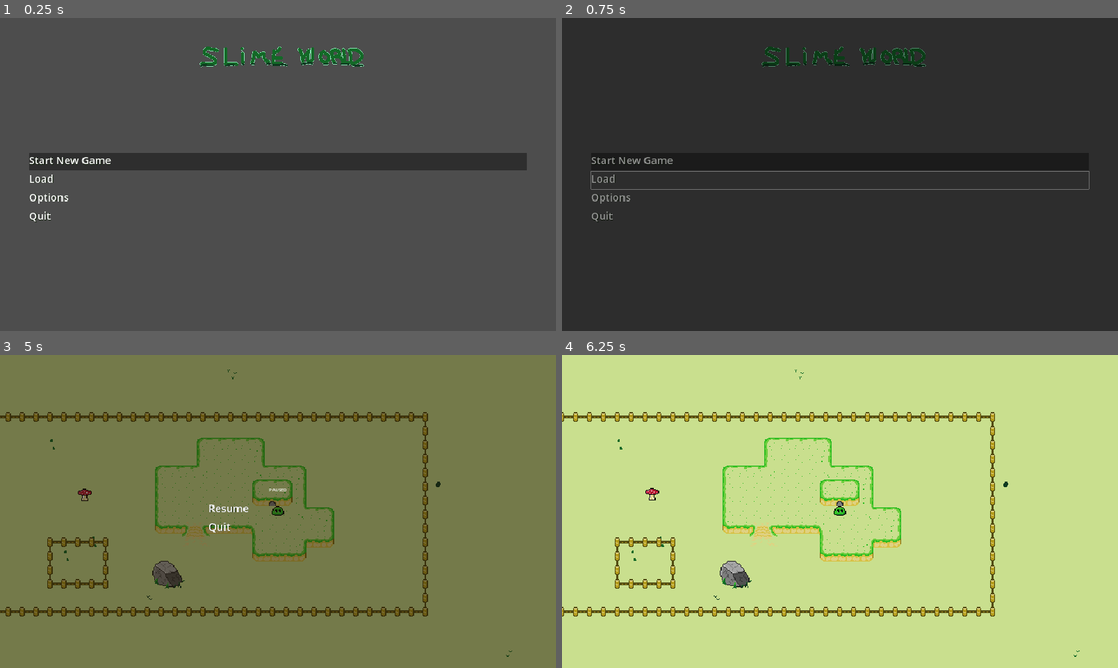
Above: before the commit, frames 1-4 (two rows, left to right).
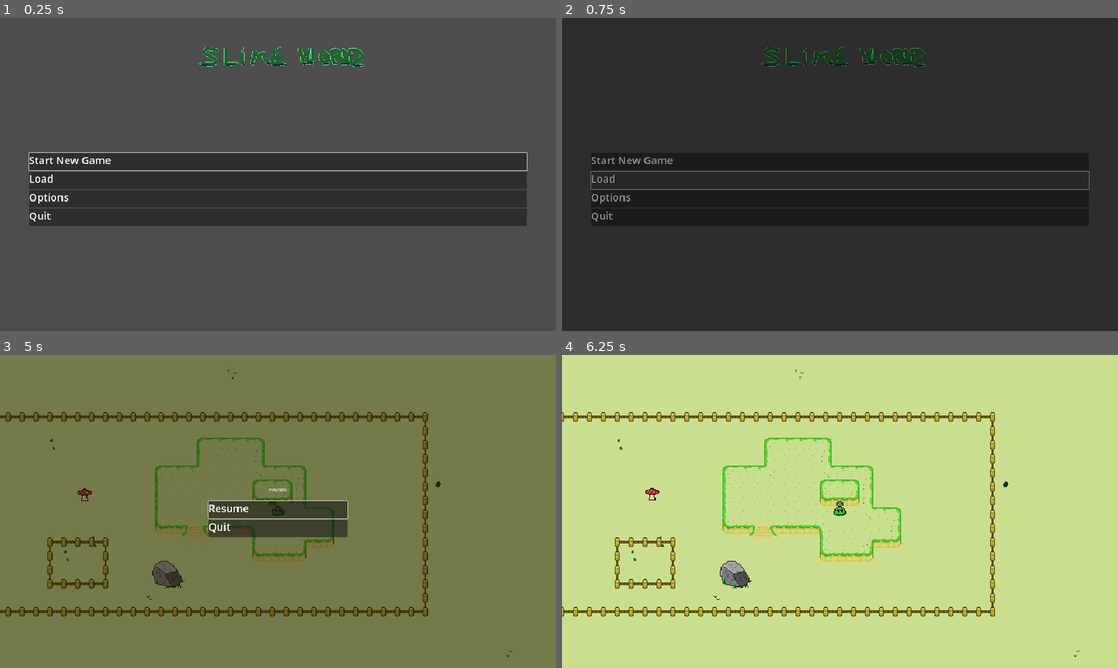
Above: after the commit, the same moments.

Repository: MisterCodo/slime
Game: Godot game, scene res://ui/title_screen/title_screen.tscn
Two runs of this game, one before a commit and one after it. Both use one fixed random seed, a clock stepped at 60 frames per second and the inputs below.
Inputs:
- Up to frame 1 (0.25 s): no input
- Up to frame 2 (0.75 s): click "Load" at 0.5 s
- Up to frame 3 (5 s): hold D (ui_right) 1.28-2.03 s; tap E (action) at 1.35, 2.85, 4.35 s; hold S (ui_down) 2.03-2.78 s; tap R (change_slime_class) at 2.1, 3.6 s; hold D (ui_right) 2.78-3.53 s; hold W (ui_up) 3.53-4.28 s; hold A (ui_left) from 4.28 s (still down); tap Escape (pause) at 4.9 s
- Up to frame 4 (6.25 s): tap R (change_slime_class) at 5.1 s; release A (ui_left) at 5.75 s; click "Resume" at 5.75 s

The runs differ from the first frame. In frame 1, 15% of the frame differs, in the area x 5-95%, y 42-67%; in frame 2, less than 0.1%; in frame 3, 2.7%; in frame 4, nothing differs.

Commit message:
Made buttons navigable in title and pause screens

Diff:
--- a/project.godot
+++ b/project.godot
@@ -23,6 +23,14 @@
 
 [input]
 
+ui_accept={
+"deadzone": 0.5,
+"events": [Object(InputEventKey,"resource_local_to_scene":false,"resource_name":"","device":0,"window_id":0,"alt_pressed":false,"shift_pressed":false,"ctrl_pressed":false,"meta_pressed":false,"pressed":false,"keycode":4194309,"physical_keycode":0,"unicode":4194309,"echo":false,"script":null)
+, Object(InputEventKey,"resource_local_to_scene":false,"resource_name":"","device":0,"window_id":0,"alt_pressed":false,"shift_pressed":false,"ctrl_pressed":false,"meta_pressed":false,"pressed":false,"keycode":4194310,"physical_keycode":0,"unicode":4194310,"echo":false,"script":null)
+, Object(InputEventKey,"resource_local_to_scene":false,"resource_name":"","device":0,"window_id":0,"alt_pressed":false,"shift_pressed":false,"ctrl_pressed":false,"meta_pressed":false,"pressed":false,"keycode":32,"physical_keycode":0,"unicode":32,"echo":false,"script":null)
+, Object(InputEventJoypadButton,"resource_local_to_scene":false,"resource_name":"","device":-1,"button_index":0,"pressure":0.0,"pressed":false,"script":null)
+]
+}
 ui_left={
 "deadzone": 0.5,
 "events": [Object(InputEventKey,"resource_local_to_scene":false,"resource_name":"","device":0,"window_id":0,"alt_pressed":false,"shift_pressed":false,"ctrl_pressed":false,"meta_pressed":false,"pressed":false,"keycode":65,"physical_keycode":0,"unicode":0,"echo":false,"script":null)
--- a/ui/pause_screen/pause_screen.gd
+++ b/ui/pause_screen/pause_screen.gd
@@ -8,6 +8,8 @@
 		paused = value
 		get_tree().paused = paused
 		visible = paused
+		if paused:
+			$Center/Buttons/Resume.grab_focus()
 
 
 func _unhandled_input(event):
--- a/ui/pause_screen/pause_screen.tscn
+++ b/ui/pause_screen/pause_screen.tscn
@@ -60,12 +60,18 @@
 offset_top = 54.0
 offset_right = 480.0
 offset_bottom = 114.0
+focus_neighbor_top = NodePath("../Quit")
+focus_neighbor_bottom = NodePath("../Quit")
+flat = false
 
-[node name="QuitButton" parent="Center/Buttons" instance=ExtResource("2_bnokb")]
+[node name="Quit" parent="Center/Buttons" instance=ExtResource("2_bnokb")]
 layout_mode = 2
 offset_top = 118.0
 offset_right = 480.0
 offset_bottom = 178.0
+focus_neighbor_top = NodePath("../Resume")
+focus_neighbor_bottom = NodePath("../Resume")
+flat = false
 
 [connection signal="pressed" from="Center/Buttons/Resume" to="." method="_on_resume_pressed"]
-[connection signal="pressed" from="Center/Buttons/QuitButton" to="." method="_on_quit_button_pressed"]
+[connection signal="pressed" from="Center/Buttons/Quit" to="." method="_on_quit_button_pressed"]
--- a/ui/title_screen/scenes/new_game.tscn
+++ b/ui/title_screen/scenes/new_game.tscn
@@ -12,6 +12,7 @@
 script = ExtResource("1_7ivsn")
 
 [node name="CenterContainer" type="CenterContainer" parent="."]
+layout_mode = 1
 anchors_preset = 15
 anchor_right = 1.0
 anchor_bottom = 1.0
@@ -19,17 +20,20 @@
 grow_vertical = 2
 
 [node name="VBoxContainer" type="VBoxContainer" parent="CenterContainer"]
+layout_mode = 2
 offset_left = 893.0
 offset_top = 509.0
 offset_right = 1027.0
 offset_bottom = 570.0
 
 [node name="Label" type="Label" parent="CenterContainer/VBoxContainer"]
+layout_mode = 2
 offset_right = 134.0
 offset_bottom = 26.0
 text = "New Game Scene"
 
 [node name="Back" type="Button" parent="CenterContainer/VBoxContainer"]
+layout_mode = 2
 offset_top = 30.0
 offset_right = 134.0
 offset_bottom = 61.0
--- a/ui/title_screen/scenes/options.tscn
+++ b/ui/title_screen/scenes/options.tscn
@@ -4,13 +4,19 @@
 
 [node name="Options" instance=ExtResource("1_k344d")]
 
+[node name="CenterContainer" parent="." index="0"]
+layout_mode = 3
+
 [node name="VBoxContainer" parent="CenterContainer" index="0"]
+layout_mode = 3
 offset_left = 904.0
 offset_right = 1015.0
 
 [node name="Label" parent="CenterContainer/VBoxContainer" index="0"]
+layout_mode = 3
 offset_right = 111.0
 text = "Options Scene"
 
 [node name="Back" parent="CenterContainer/VBoxContainer" index="1"]
+layout_mode = 3
 offset_right = 111.0
--- a/ui/title_screen/scenes/return_to_title.gd
+++ b/ui/title_screen/scenes/return_to_title.gd
@@ -1,4 +1,8 @@
 extends Control
+
+
+func _ready():
+	$CenterContainer/VBoxContainer/Back.grab_focus()
 
 
 func _on_back_pressed():
--- a/ui/title_screen/title_screen.gd
+++ b/ui/title_screen/title_screen.gd
@@ -1,4 +1,8 @@
 extends Control
+
+
+func _ready():
+	$Menu/Center/Buttons/NewGame.grab_focus()
 
 
 func _on_new_game_pressed():
--- a/ui/title_screen/title_screen.tscn
+++ b/ui/title_screen/title_screen.tscn
@@ -44,24 +44,35 @@
 
 [node name="NewGame" parent="Menu/Center/Buttons" instance=ExtResource("3_cfqpm")]
 offset_bottom = 60.0
+focus_neighbor_top = NodePath("../Quit")
+focus_neighbor_bottom = NodePath("../Load")
 flat = false
 
-[node name="Continue" parent="Menu/Center/Buttons" instance=ExtResource("4_qhlj6")]
+[node name="Load" parent="Menu/Center/Buttons" instance=ExtResource("4_qhlj6")]
 offset_top = 64.0
 offset_bottom = 124.0
+focus_neighbor_top = NodePath("../NewGame")
+focus_neighbor_bottom = NodePath("../Options")
+flat = false
 
 [node name="Options" parent="Menu/Center/Buttons" instance=ExtResource("5_ohu8a")]
 offset_top = 128.0
 offset_bottom = 188.0
+focus_neighbor_top = NodePath("../Load")
+focus_neighbor_bottom = NodePath("../Quit")
+flat = false
 
 [node name="Quit" parent="Menu/Center/Buttons" instance=ExtResource("6_qbfj5")]
 offset_top = 192.0
 offset_bottom = 252.0
+focus_neighbor_top = NodePath("../Options")
+focus_neighbor_bottom = NodePath("../NewGame")
+flat = false
 
 [node name="Fade" parent="." instance=ExtResource("7_01r1b")]
 
 [connection signal="pressed" from="Menu/Center/Buttons/NewGame" to="." method="_on_new_game_pressed"]
-[connection signal="pressed" from="Menu/Center/Buttons/Continue" to="." method="_on_continue_pressed"]
+[connection signal="pressed" from="Menu/Center/Buttons/Load" to="." method="_on_continue_pressed"]
 [connection signal="pressed" from="Menu/Center/Buttons/Options" to="." method="_on_options_pressed"]
 [connection signal="pressed" from="Menu/Center/Buttons/Quit" to="." method="_on_quit_pressed"]
 [connection signal="fade_finished" from="Fade" to="." method="_on_fade_fade_finished"]
